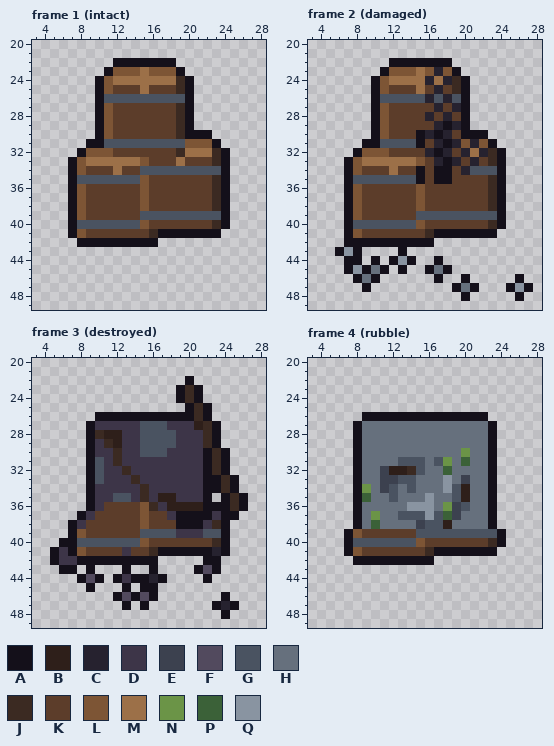
Pixel-art file: art/structures/barrels.aseprite. Above, as it was before the edit.
32x50 pixels, 4 frames. Colours within 5 levels of each other are drawn and written as one. Shown: frame 1 (intact): x 3..28, y 20..49; frame 2 (damaged): x 3..28, y 20..49; frame 3 (destroyed): x 3..28, y 20..49; frame 4 (rubble): x 3..28, y 20..49.
Palette (. is transparent): A #14101a  B #2e1f1a  C #26222f  D #3d3548  E #3c414f  F #524a5e  G #4a5361  H #66707d  J #3b2a22  K #5c3d2a  L #7d5535  M #9c7048  N #6b9447  P #3b6138  Q #8994a1
Pixels before, frame 1 (intact), first column x 7:
22 .....AAAAAAA......
23 ....ALLLMLLLA.....
24 ...ALMMMMMMMJA....
25 ...ALKKKMKKKJA....
26 ...AGGGGGGGGGA....
27 ...ALKKKKKKKJA....
28 ...ALKKKKKKKJA....
29 ...ALKKKKKKKJA....
30 ...ALKKKKKKKJAAA..
31 ..AAGGGGGGGGGLLLA.
32 .ALLLKKKKKKKJMMMJA
33 ALMMMMMMLKKKMKKKJA
34 ALKKKMKKGGGGGGGGGA
35 AGGGGGGGLKKKKKKKJA
36 ALKKKKKKLKKKKKKKJA
37 ALKKKKKKLKKKKKKKJA
38 ALKKKKKKLKKKKKKKJA
39 ALKKKKKKGGGGGGGGGA
40 AGGGGGGGLKKKKKKKJA
41 ALKKKKKKKJAAAAAAA.
42 .AAAAAAAAA........
Pixels before, frame 2 (damaged), first column x 6:
22 ......AAAAAAA.........
23 .....ALLLMLCLA........
24 ....ALMMMMCMCJA.......
25 ....ALKKKMKCKJA.......
26 ....AGGGGGCGCGA.......
27 ....ALKKKKKCKCA.......
28 ....ALKKKKCKCKA.......
29 ....ALKKKKKCACA.......
30 ....ALKKKACACKAAA.....
31 ...AAGGGGAKCACLCLA....
32 ..ALLLKKKKCACKCMCJA...
33 .ALMMMMMMLKCACKCKJA...
34 .ALKKKMKKAKAAKCGGGA...
35 .AGGGGGGGAKAAKKKKJA...
36 .ALKKKKKKLKKKKKKKJA...
37 .ALKKKKKKLKKKKKKKJA...
38 .ALKKKKKKLKKKKKKKJA...
39 .ALKKKKKKGGGGGGGGGA...
40 .AGGGGGGGLKKKKKKKJA...
41 .ALKKKKKKKJAAAAAAA....
42 .AAAAAAAAAA...........
43 AQA....A..............
44 .AA.A.AQA..A..........
45 .AQAHA.A..AHA.........
46 ..AHA......A..A.....A.
47 ...A.........AHA...AQA
48 ..............A.....A.
Pixels before, frame 3 (destroyed), first column x 5:
22 ...............A......
23 ..............AJA.....
24 ..............AJA.....
25 ...............AJA....
26 .....AAAAAAAAAAAJA....
27 ....ADDDDDGGGDDDBJA...
28 ....AJBBDDGGGGDDDJA...
29 ....ADJBDDGGGGDDDJA...
30 ....ADDJDDGGGDDDDAJA..
31 ....AGDJDDDDDDDDDAJA..
32 ....AGDDJDDDDDDDDAJA..
33 ....AGDDDJDDDDDDDAAJA.
34 ....ADDDDDJDDDDDDAAJA.
35 ....ADDGGDJDBBDDDA.AJA
36 ....ADKKKKLJDBBBBAAAJA
37 ...ADKKKKKLKKDAAAADAA.
38 ..ADKKKKKKLKKKAAADJA..
39 ..ALKKKKKKGGGGDDDGGA..
40 .AAGGGGGGGLKKKKKKKJA..
41 ADALKKKKDKKJAAAAAACA..
42 ADDAAAAAAAAA.....AA...
43 .AA.A...A..A....AFA...
44 ...AFA.ADAACA....A....
45 ....A...A.AA..........
46 .......AFAFA.......A..
47 ........A.A.......ACA.
48 ...................A..
Pixels before, frame 4 (rubble), first column x 7:
26 ..AAAAAAAAAAAAAA..
27 .AHHHHHHHHHHHHHHA.
28 .AHHHHHHHHHHHHHHA.
29 .AHHHHHHHHHHHHHHA.
30 .AHHHHHHHHHHHNHHA.
31 .AHHHHGGGHGNHPHHA.
32 .AHHEBBJGHHPHHHHA.
33 .AHHEEGGHHHQHEHHA.
34 .ANHEGHGHHHQGBHHA.
35 .APHHGHHHQHHGBHHA.
36 .AHHHHHQQQHNEGHHA.
37 .AHNHHGGGQGPEHHHA.
38 .AHPHHHHEGGBHHHHA.
39 ALKKKKKKGGGGGGGGGA
40 AGGGGGGGLKKKKKKKJA
41 ALKKKKKKKJAAAAAAA.
42 .AAAAAAAAA........
Once edited:
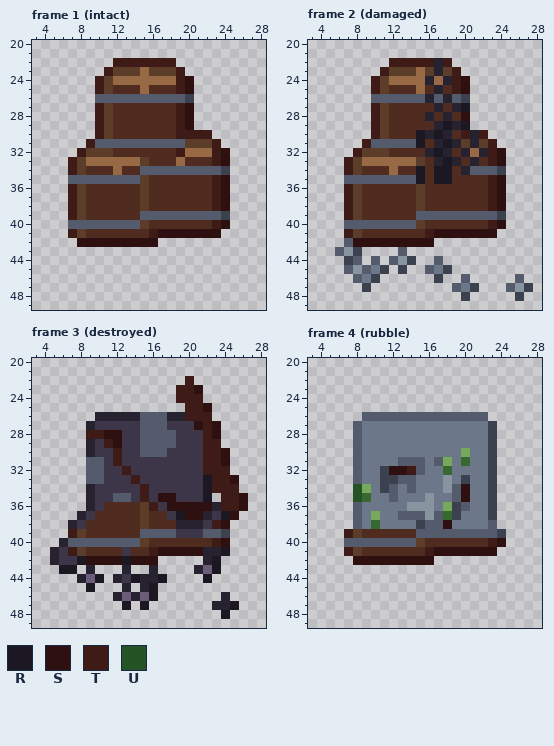
Colours new in this view: R #1b1823  S #2f1011  T #3f1b17  U #245325
Edits made:
colour F: #524a5e -> #6c5c79
colour G: #4a5361 -> #545b6d
colour H: #66707d -> #6c7789
colour K: #5c3d2a -> #4f2b20
colour L: #7d5535 -> #5c3d2a
colour M: #9c7048 -> #976a45
colour N: #6b9447 -> #77a95a
colour P: #3b6138 -> #376830
Frame 1 (intact):
y 22: x 12..18 AAAAAAA -> TTTTTTT
y 23: x 11 A -> T; x 19 A -> T
y 24..25: x 10 A -> T; x 19..20 JA -> TS
y 26: x 10 A -> G; x 20 A -> E
y 27..29: x 10 A -> T; x 19..20 JA -> TS
y 30: x 10 A -> T; x 19..22 JAAA -> TTTT
y 31: x 9..10 AA -> TG; x 23 A -> T
y 32: x 8 A -> T; x 19 J -> T; x 23..24 JA -> TS
y 33: x 7 A -> T; x 23..24 JA -> TS
y 34: x 7 A -> T; x 24 A -> E
y 35: x 7 A -> G; x 23..24 JA -> TS
y 36..38: x 7 A -> T; x 23..24 JA -> TS
y 39: x 7 A -> T; x 24 A -> E
y 40: x 7 A -> G; x 23..24 JA -> TS
y 41: x 7 A -> T; x 16..23 JAAAAAAA -> TSSSSSSS
y 42: x 8..16 AAAAAAAAA -> SSSSSSSSS
Frame 2 (damaged):
y 22: x 12..18 AAAAAAA -> TTTTTCT
y 23: x 11 A -> T; x 19 A -> T
y 24..25: x 10 A -> T; x 19..20 JA -> TS
y 26: x 10 A -> G; x 20 A -> E
y 27: x 10 A -> T; x 20 A -> R
y 28: x 10 A -> T; x 20 A -> S
y 29: x 10 A -> T; x 18 A -> R; x 20 A -> R
y 30: x 10 A -> T; x 15 A -> R; x 17 A -> R; x 20..22 AAA -> TCT
y 31: x 9..10 AA -> TG; x 15 A -> R; x 18 A -> R; x 23 A -> T
y 32: x 8 A -> T; x 17 A -> R; x 23..24 JA -> TS
y 33: x 7 A -> T; x 18 A -> R; x 23..24 JA -> TS
y 34: x 7 A -> T; x 15 A -> R; x 17..18 AA -> RR; x 24 A -> E
y 35: x 7 A -> G; x 15 A -> R; x 17..18 AA -> RR; x 23..24 JA -> TS
y 36..38: x 7 A -> T; x 23..24 JA -> TS
y 39: x 7 A -> T; x 24 A -> E
y 40: x 7 A -> G; x 23..24 JA -> TS
y 41: x 7 A -> T; x 16..23 JAAAAAAA -> TSSSSSSS
y 42: x 7..16 AAAAAAAAAA -> GSSSSSSSSS
y 43: x 6 A -> G; x 8 A -> E; x 13 A -> G
y 44: x 7..8 AA -> EG; x 10 A -> G; x 12 A -> G; x 14 A -> E; x 17 A -> G
y 45: x 7 A -> G; x 9 A -> G; x 11 A -> E; x 13 A -> E; x 16 A -> G; x 18 A -> E
y 46: x 8 A -> G; x 10 A -> E; x 17 A -> E; x 20 A -> G; x 26 A -> G
y 47: x 9 A -> E; x 19 A -> G; x 21 A -> E; x 25 A -> G; x 27 A -> E
y 48: x 20 A -> E; x 26 A -> E
Frame 3 (destroyed):
y 22: x 20 A -> T
y 23: x 19..21 AJA -> TTS
y 24: x 19..21 AJA -> TTT
y 25: x 20..22 AJA -> TTS
y 26: x 10..22 AAAAAAAAAAAJA -> CCCCCGGGCCTTT
y 27: x 9 A -> C; x 21..23 BJA -> STS
y 28: x 9..12 AJBB -> TTSS; x 22..23 JA -> TS
y 29: x 9 A -> C; x 11..12 JB -> TS; x 22..23 JA -> TT
y 30: x 9 A -> C; x 12 J -> T; x 22..24 AJA -> TTS
y 31: x 9 A -> G; x 12 J -> T; x 22..24 AJA -> TTS
y 32: x 9 A -> G; x 13 J -> T; x 22..24 AJA -> TTT
y 33: x 9 A -> G; x 14 J -> T; x 22..25 AAJA -> RTTS
y 34: x 9 A -> C; x 15 J -> T; x 22..25 AAJA -> RTTT
y 35: x 9 A -> C; x 15 J -> T; x 17..18 BB -> SS; x 22 A -> R; x 24..26 AJA -> TTS
y 36: x 9 A -> C; x 16 J -> T; x 18..26 BBBBAAAJA -> SSSSSCTTS
y 37: x 8 A -> C; x 19..22 AAAA -> RSSC; x 24..25 AA -> RS
y 38: x 7 A -> C; x 19..21 AAA -> CCC; x 23..24 JA -> TS
y 39: x 7 A -> T; x 24 A -> E
y 40: x 6..7 AA -> CG; x 23..24 JA -> TS
y 41: x 5 A -> C; x 7 A -> T; x 16..22 JAAAAAA -> TSSSSSC; x 24 A -> R
y 42: x 5 A -> C; x 8..16 AAAAAAAAA -> RSSSSRSSS; x 22..23 AA -> CR
y 43: x 6..7 AA -> RR; x 9 A -> C; x 13 A -> C; x 16 A -> C; x 21 A -> C; x 23 A -> R
y 44: x 8 A -> C; x 10 A -> R; x 12 A -> C; x 14..15 AA -> RC; x 17 A -> R; x 22 A -> R
y 45: x 9 A -> R; x 13 A -> C; x 15..16 AA -> CR
y 46: x 12 A -> C; x 14 A -> C; x 16 A -> R; x 24 A -> C
y 47: x 13 A -> R; x 15 A -> R; x 23 A -> C; x 25 A -> R
y 48: x 24 A -> R
Frame 4 (rubble):
y 26: x 9..22 AAAAAAAAAAAAAA -> GGGGGGGGGGGGGG
y 27..31: x 8 A -> G; x 23 A -> E
y 32: x 8 A -> G; x 12..14 BBJ -> SST; x 23 A -> E
y 33: x 8 A -> G; x 23 A -> E
y 34..35: x 8 A -> U; x 20 B -> S; x 23 A -> E
y 36..37: x 8 A -> G; x 23 A -> E
y 38: x 8 A -> G; x 18 B -> S; x 23 A -> G
y 39: x 7 A -> T; x 24 A -> E
y 40: x 7 A -> G; x 23..24 JA -> TS
y 41: x 7 A -> T; x 16..23 JAAAAAAA -> TSSSSSSS
y 42: x 8..16 AAAAAAAAA -> SSSSSSSSS
